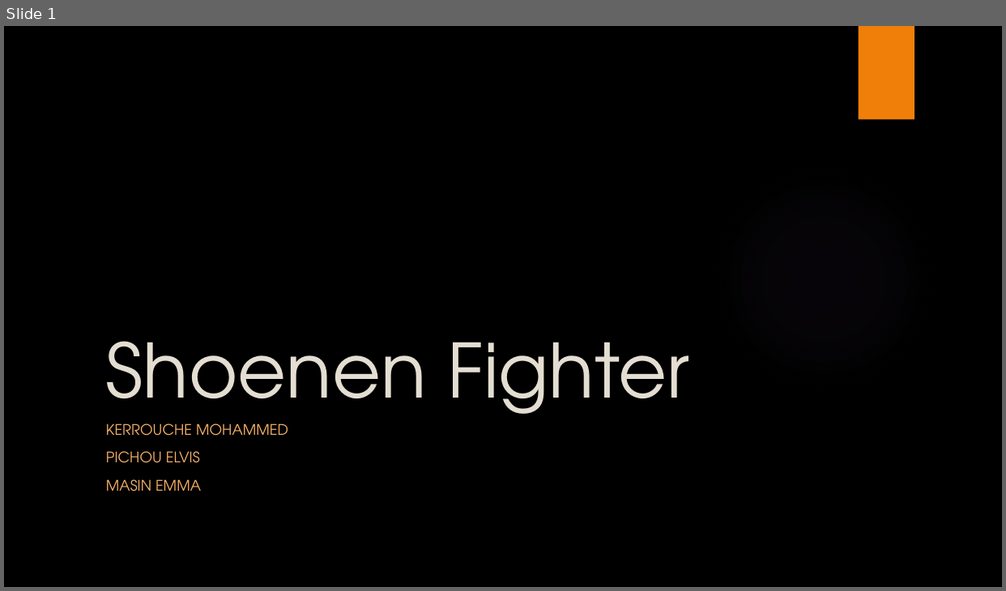
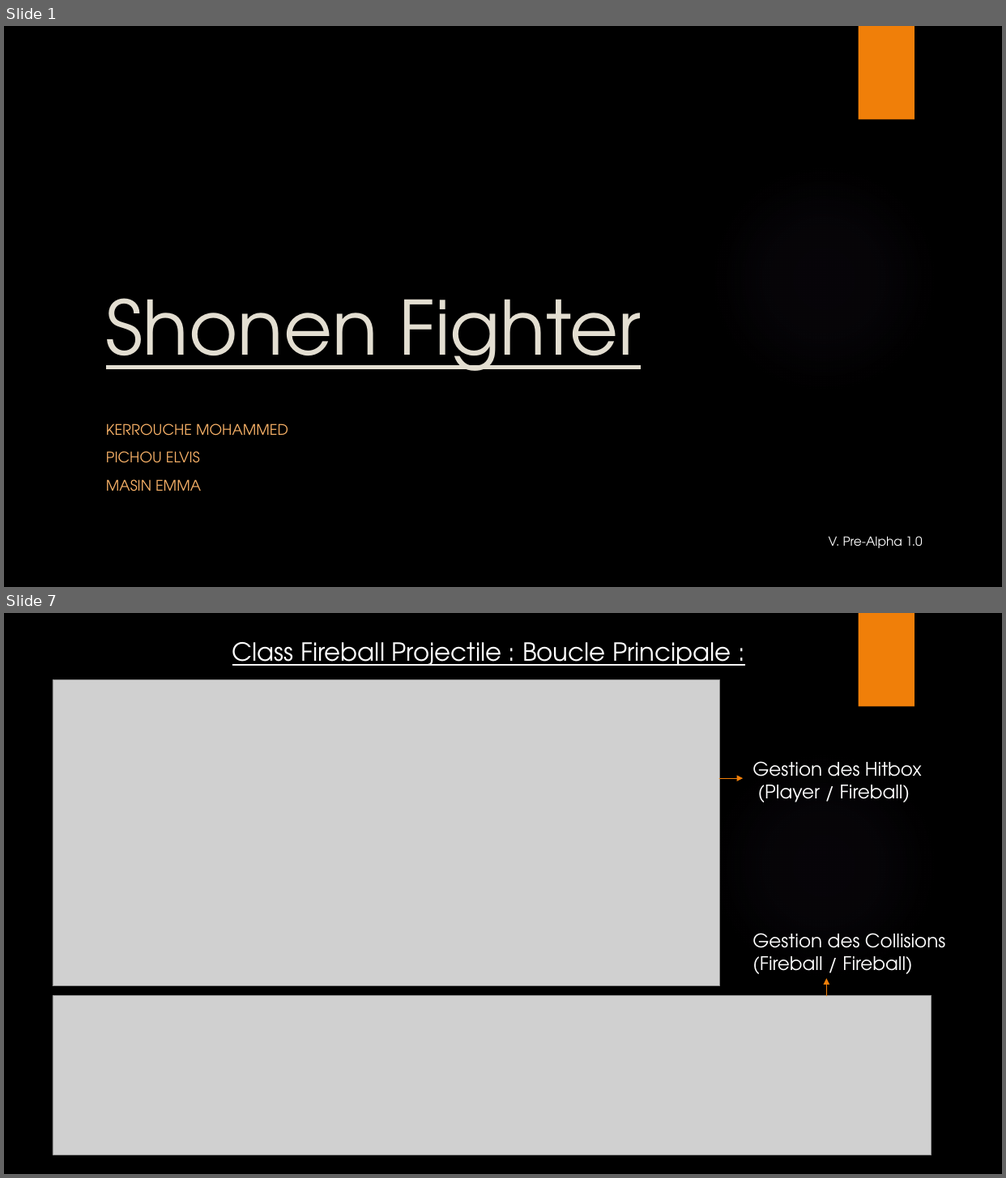
Before and after one commit to caerroff/Shonen-fighter, a slide deck: Shoenen Fighter.pptx. Shown one above the other, each under a label of ours: slide 1 before the commit, slides 1 and 7 after it; the slides between them are not shown. The pictures are 1006x591 and 1006x1178 pixels, drawn with LibreOffice and Linux fonts; fonts in the diff are those of the drawing; grey boxes stand for pictures; background and template pictures are left out. Boxes give left, top, right and bottom in pixels: in the first picture for what was removed or moved away, otherwise in the second. Text is boxed around its words. In the diff, an @@ line names an element or a change of style, - is before the commit and + after.

Commit message:
V Présentation
Version Pre-Alpha 1.0, plusieurs ajouts + modifications Powerpoint pour présentation

```diff
--- a/Shoenen Fighter.pptx
+++ b/Shoenen Fighter.pptx
@@ slide 7 added at box(4, 613, 1002, 1174), background picture (left out); not listed: 2 template elements that a slide beside it also shows @@
@@ text added at box(232, 642, 731, 666), 24 pt, text #FFFFFF, underline @@
+Class Fireball Projectile : Boucle Principale :
@@ picture added at box(53, 680, 720, 986) @@
@@ arrow added from (720, 778) to (743, 778), #F07F09 0.75 pt @@
@@ text added at box(752, 761, 922, 803), 18 pt, text #FFFFFF @@
+Gestion des Hitbox
+(Player / Fireball)
@@ text added at box(752, 933, 946, 974), 18 pt, text #FFFFFF @@
+Gestion des Collisions
+(Fireball / Fireball)
@@ picture added at box(53, 996, 931, 1156) @@
@@ arrow added from (827, 996) to (827, 978), #F07F09 0.75 pt @@
@@ slide 1 changed as well @@
@@ title at box(106, 298, 641, 371): text changed @@
-Shoenen Fighter
+Shonen Fighter
@@ text added at box(829, 536, 922, 548), 12 pt, text #FFFFFF @@
+V. Pre-Alpha 1.0
```
Also in this commit, not shown: 6 other slides added, 7 slides removed, 6 other files.
